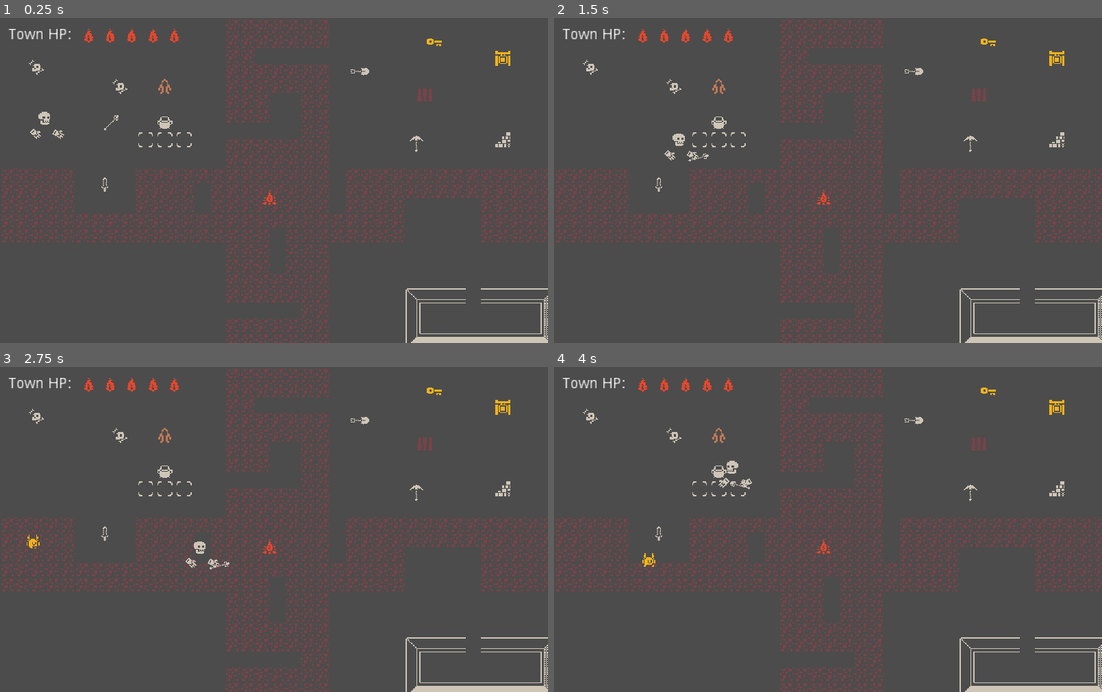
Above: before the commit, frames 1-4 (two rows, left to right).
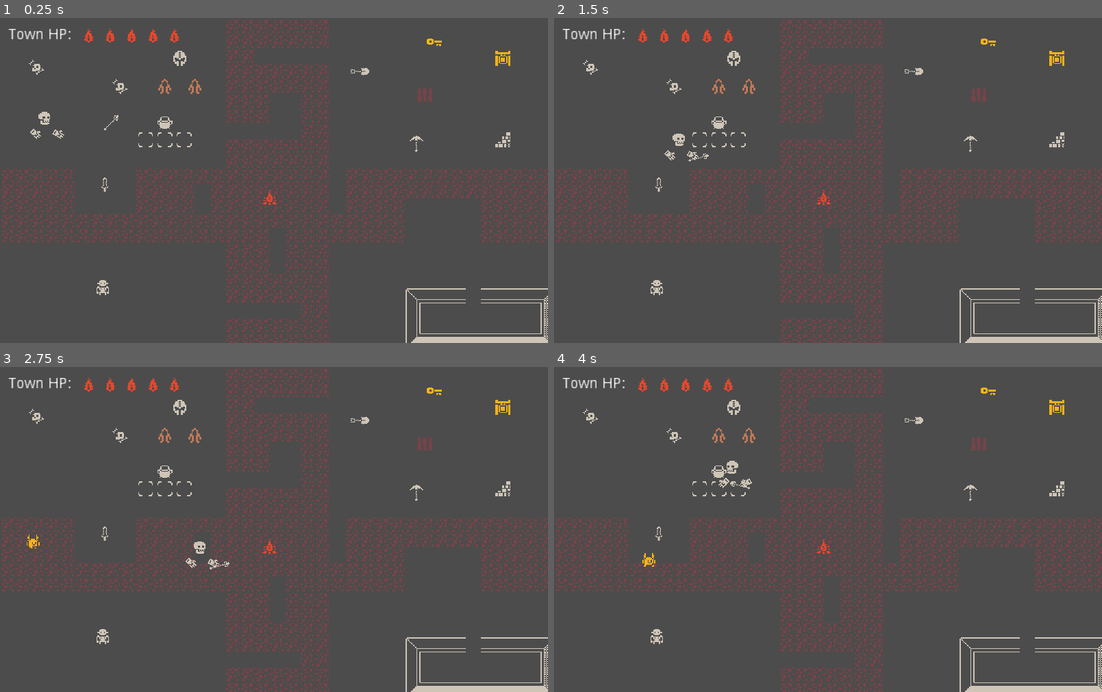
Above: after the commit, the same moments.

Repository: dw3nt/mizjam1
Game: Godot game, scene res://Playground.tscn
Two runs of this game, one before a commit and one after it. Both use one fixed random seed, a clock stepped at 60 frames per second and the inputs below.
Inputs (mouse positions are in pixels of both pictures, inside the frame that each line leads up to):
- Up to frame 1 (0.25 s): no input
- Up to frame 2 (1.5 s): tap Enter at 0.5 s; move the mouse to (948, 164) at 0.52 s; hold D (move_right) 0.53-1.28 s; tap Q (pick_up_left) at 0.6 s; click (948, 164) at 0.67 s; move the mouse to (718, 196) at 1.27 s; hold S (move_down) from 1.28 s (still down); tap E (pick_up_right) at 1.35 s
- Up to frame 3 (2.75 s): move the mouse to (328, 458) at 2.02 s; release S (move_down) at 2.03 s; press the mouse at (328, 458) at 2.03 s; hold D (move_right) from 2.03 s (still down)
- Up to frame 4 (4 s): move the mouse to (800, 594) at 2.77 s; release D (move_right) at 2.78 s; release the mouse at (800, 594) at 2.78 s; hold W (move_up) 2.78-3.53 s; right-click (800, 594) at 2.85 s; click (800, 594) at 2.92 s; move the mouse to (992, 578) at 3.52 s; hold A (move_left) from 3.53 s (still down); tap Q (pick_up_left) at 3.6 s

The runs differ from the first frame. In frame 1, 0.2% of the frame differs, in the area x 17-37%, y 10-86%; in frame 2, 0.2%; in frame 3, 0.2%; in frame 4, 0.2%.

Commit message:
start of minion state machine & cauldron empties

Diff:
--- a/Playground.tscn
+++ b/Playground.tscn
@@ -18,6 +18,8 @@
 [ext_resource path="res://objects/Bones.tscn" type="PackedScene" id=16]
 [ext_resource path="res://objects/MageCloak.tscn" type="PackedScene" id=17]
 [ext_resource path="res://objects/MageStaff.tscn" type="PackedScene" id=18]
+[ext_resource path="res://people/Minion.tscn" type="PackedScene" id=19]
+[ext_resource path="res://objects/Helmet.tscn" type="PackedScene" id=20]
 
 [node name="Playground" type="Node2D"]
 script = ExtResource( 5 )
@@ -46,6 +48,9 @@
 [node name="EnemyWrap" type="Node2D" parent="."]
 
 [node name="MinionWrap" type="Node2D" parent="."]
+
+[node name="Minion" parent="MinionWrap" instance=ExtResource( 19 )]
+position = Vector2( 96, 252 )
 
 [node name="Walls" parent="." instance=ExtResource( 3 )]
 tile_data = PoolIntArray( 1179675, 0, 0, 1179676, 0, 1, 1179677, 0, 1, 1179678, 0, 1, 1179680, 0, 1, 1179681, 0, 1, 117 …(318 unchanged characters)…
@@ -87,5 +92,11 @@
 [node name="MageCloak" parent="." instance=ExtResource( 17 )]
 position = Vector2( 154, 64 )
 
+[node name="MageCloak2" parent="." instance=ExtResource( 17 )]
+position = Vector2( 182, 64 )
+
 [node name="MageStaff" parent="." instance=ExtResource( 18 )]
 position = Vector2( 104, 98 )
+
+[node name="Helmet" parent="." instance=ExtResource( 20 )]
+position = Vector2( 168, 38 )
--- a/objects/Cauldron.gd
+++ b/objects/Cauldron.gd
@@ -1,5 +1,6 @@
 extends StaticBody2D
 
+const NO_RECIPE_LOOP_MAX = 2
 const RECIPES = [
 	{
 		"ingredients": ["Bones", "MageCloak", "MageStaff"],
@@ -9,10 +10,13 @@
 
 export(NodePath) var minionWrapPath
 
+var noRecipeLoops = 0
 var itemsHeld = []
 
+onready var sprite = $Sprite
 onready var itemsHeldWrap = $ItemsHeld
 onready var spawnPoint = $SpawnPoint
+onready var animation = $AnimationPlayer
 onready var minionWrap = get_node(minionWrapPath)
 
 
@@ -28,16 +32,37 @@
 			hitter.queue_free()
 
 			item.position = Vector2.ZERO
+			item.isGrabable = false
 			itemsHeldWrap.get_child(itemsHeld.size() - 1).add_child(item)
 
 	if itemsHeld.size() >= 3:
-		itemsHeld = itemsHeld.sort()
+		var sortedItems = itemsHeld.duplicate()
+		sortedItems.sort()
+		var itemCreated = false
 		for key in range(RECIPES.size()):
-			if itemsHeld == RECIPES[key]["ingredients"].sort():
-				print(RECIPES[key]["scene"])
+			var orderedRecipe = RECIPES[key]["ingredients"].duplicate()
+			orderedRecipe.sort()
+			if arraysMatch(sortedItems, orderedRecipe):
 				var inst = RECIPES[key]["scene"].instance()
 				inst.global_position = spawnPoint.global_position
 				minionWrap.add_child(inst)
+				itemCreated = true
+
+		if !itemCreated:
+			animation.play("no_recipe")
+		else:
+			emptyCauldron(true)
+
+
+func arraysMatch(arr1, arr2):
+	if arr1.size() != arr2.size():
+		return false
+
+	for key in range(arr2.size()):
+		if arr1[key] != arr2[key]:
+			return false
+
+	return true
 
 
 func getSimpleFileName(obj):
@@ -50,3 +75,25 @@
 			return filename.substr(startPos, endPos - startPos)
 
 	return ""
+
+
+func emptyCauldron(isItemsUsed):
+	for key in range(itemsHeld.size()):
+		var item = itemsHeldWrap.get_child(key).get_child(0)
+		if !isItemsUsed:
+			var _item = item.duplicate()
+			_item.global_position = item.global_position
+			_item.global_position.y += 20
+			get_parent().add_child(_item)
+
+		item.queue_free()
+
+	itemsHeld = []
+
+
+func countNoRecipeLoop():
+	noRecipeLoops += 1
+	if noRecipeLoops >= NO_RECIPE_LOOP_MAX:
+		animation.stop()
+		noRecipeLoops = 0
+		emptyCauldron(false)
--- a/objects/Cauldron.tscn
+++ b/objects/Cauldron.tscn
@@ -1,10 +1,54 @@
-[gd_scene load_steps=4 format=2]
+[gd_scene load_steps=5 format=2]
 
 [ext_resource path="res://assets/colored_transparent_packed.png" type="Texture" id=1]
 [ext_resource path="res://objects/Cauldron.gd" type="Script" id=2]
 
 [sub_resource type="CircleShape2D" id=1]
 radius = 6.0
+
+[sub_resource type="Animation" id=2]
+resource_name = "no_recipe"
+length = 0.9
+loop = true
+step = 0.05
+tracks/0/type = "value"
+tracks/0/path = NodePath("Sprite:region_rect")
+tracks/0/interp = 1
+tracks/0/loop_wrap = true
+tracks/0/imported = false
+tracks/0/enabled = true
+tracks/0/keys = {
+"times": PoolRealArray( 0, 0.15, 0.6 ),
+"transitions": PoolRealArray( 1, 1, 1 ),
+"update": 1,
+"values": [ Rect2( 80, 224, 16, 16 ), Rect2( 672, 208, 16, 16 ), Rect2( 80, 224, 16, 16 ) ]
+}
+tracks/1/type = "value"
+tracks/1/path = NodePath("Sprite:visible")
+tracks/1/interp = 1
+tracks/1/loop_wrap = true
+tracks/1/imported = false
+tracks/1/enabled = true
+tracks/1/keys = {
+"times": PoolRealArray( 0, 0.15, 0.3, 0.6, 0.75 ),
+"transitions": PoolRealArray( 1, 1, 1, 1, 1 ),
+"update": 1,
+"values": [ true, false, true, false, true ]
+}
+tracks/2/type = "method"
+tracks/2/path = NodePath(".")
+tracks/2/interp = 1
+tracks/2/loop_wrap = true
+tracks/2/imported = false
+tracks/2/enabled = true
+tracks/2/keys = {
+"times": PoolRealArray( 0.9 ),
+"transitions": PoolRealArray( 1 ),
+"values": [ {
+"args": [  ],
+"method": "countNoRecipeLoop"
+} ]
+}
 
 [node name="Cauldron" type="StaticBody2D"]
 collision_layer = 2050
@@ -17,6 +61,7 @@
 region_rect = Rect2( 80, 224, 16, 16 )
 
 [node name="CollisionShape2D" type="CollisionShape2D" parent="."]
+visible = false
 shape = SubResource( 1 )
 
 [node name="ItemsHeld" type="Node2D" parent="."]
@@ -41,3 +86,6 @@
 
 [node name="SpawnPoint" type="Position2D" parent="."]
 position = Vector2( 0, -24 )
+
+[node name="AnimationPlayer" type="AnimationPlayer" parent="."]
+anims/no_recipe = SubResource( 2 )
--- /dev/null
+++ b/objects/Helmet.tscn
@@ -0,0 +1,12 @@
+[gd_scene load_steps=2 format=2]
+
+[ext_resource path="res://objects/PickupAble.tscn" type="PackedScene" id=1]
+
+[node name="Helmet" instance=ExtResource( 1 )]
+
+[node name="Sprite" parent="." index="1"]
+region_rect = Rect2( 512, 0, 16, 16 )
+
+[node name="Hitbox" parent="." index="2"]
+collision_layer = 4096
+collision_mask = 2048
--- a/objects/PickupAble.gd
+++ b/objects/PickupAble.gd
@@ -1,6 +1,7 @@
 extends Node2D
 
 var isHeld = false
+var isGrabable = true
 
 onready var sprite = $Sprite
 onready var hitboxCollision = $Hitbox/CollisionShape2D
--- a/people/MageMinion.tscn
+++ b/people/MageMinion.tscn
@@ -4,5 +4,5 @@
 
 [node name="MageMinion" instance=ExtResource( 1 )]
 
-[node name="Sprite" parent="." index="1"]
+[node name="Sprite" parent="." index="2"]
 region_rect = Rect2( 384, 16, 16, 16 )
--- /dev/null
+++ b/people/Minion.gd
@@ -0,0 +1,7 @@
+extends KinematicBody2D
+
+onready var minionStates = $MinionStateMachine
+
+
+func _ready():
+	minionStates.ready()
--- a/people/Minion.tscn
+++ b/people/Minion.tscn
@@ -1,17 +1,91 @@
-[gd_scene load_steps=3 format=2]
+[gd_scene load_steps=8 format=2]
 
 [ext_resource path="res://assets/colored_transparent_packed.png" type="Texture" id=1]
+[ext_resource path="res://people/MinionStateMachine.gd" type="Script" id=2]
+[ext_resource path="res://people/Minion.gd" type="Script" id=3]
+[ext_resource path="res://people/Wander.gd" type="Script" id=4]
 
 [sub_resource type="CircleShape2D" id=1]
 radius = 6.0
 
+[sub_resource type="Animation" id=2]
+resource_name = "idle"
+length = 0.05
+tracks/0/type = "value"
+tracks/0/path = NodePath("Sprite:position")
+tracks/0/interp = 1
+tracks/0/loop_wrap = true
+tracks/0/imported = false
+tracks/0/enabled = true
+tracks/0/keys = {
+"times": PoolRealArray( 0 ),
+"transitions": PoolRealArray( 1 ),
+"update": 0,
+"values": [ Vector2( 0, 0 ) ]
+}
+tracks/1/type = "value"
+tracks/1/path = NodePath("Sprite:rotation_degrees")
+tracks/1/interp = 1
+tracks/1/loop_wrap = true
+tracks/1/imported = false
+tracks/1/enabled = true
+tracks/1/keys = {
+"times": PoolRealArray( 0 ),
+"transitions": PoolRealArray( 1 ),
+"update": 0,
+"values": [ 0.0 ]
+}
+
+[sub_resource type="Animation" id=3]
+resource_name = "run"
+length = 0.8
+loop = true
+step = 0.05
+tracks/0/type = "value"
+tracks/0/path = NodePath("Sprite:position")
+tracks/0/interp = 1
+tracks/0/loop_wrap = true
+tracks/0/imported = false
+tracks/0/enabled = true
+tracks/0/keys = {
+"times": PoolRealArray( 0, 0.1, 0.3, 0.5, 0.6 ),
+"transitions": PoolRealArray( 1, 1, 1, 1, 1 ),
+"update": 0,
+"values": [ Vector2( 0, 0 ), Vector2( 0, -4 ), Vector2( 0, 0 ), Vector2( 0, -4 ), Vector2( 0, 0 ) ]
+}
+tracks/1/type = "value"
+tracks/1/path = NodePath("Sprite:rotation_degrees")
+tracks/1/interp = 1
+tracks/1/loop_wrap = true
+tracks/1/imported = false
+tracks/1/enabled = true
+tracks/1/keys = {
+"times": PoolRealArray( 0, 0.1, 0.5 ),
+"transitions": PoolRealArray( 1, 1, 1 ),
+"update": 0,
+"values": [ 0.0, -8.0, 8.0 ]
+}
+
 [node name="Minion" type="KinematicBody2D"]
 collision_mask = 2
+script = ExtResource( 3 )
 
 [node name="CollisionShape2D" type="CollisionShape2D" parent="."]
 shape = SubResource( 1 )
 
+[node name="AnimationPlayer" type="AnimationPlayer" parent="."]
+autoplay = "idle"
+anims/idle = SubResource( 2 )
+anims/run = SubResource( 3 )
+
 [node name="Sprite" type="Sprite" parent="."]
 texture = ExtResource( 1 )
 region_enabled = true
-region_rect = Rect2( 16, 0, 16, 16 )
+region_rect = Rect2( 400, 32, 16, 16 )
+
+[node name="MinionStateMachine" type="Node2D" parent="."]
+script = ExtResource( 2 )
+animationPath = NodePath("../AnimationPlayer")
+
+[node name="Wander" type="Node2D" parent="MinionStateMachine"]
+script = ExtResource( 4 )
--- /dev/null
+++ b/people/MinionStateMachine.gd
@@ -0,0 +1,46 @@
+extends Node2D
+
+class_name MinionStateMachine
+
+export(NodePath) var animationPath
+
+var state
+
+onready var animation = get_node(animationPath)
+
+
+func ready():
+	state = get_child(0)
+	state.fsm = self
+	state.enter_state()
+
+
+func change_state(newStateName):
+	state.exit_state()
+	state = get_node(newStateName)
+	state.fsm = self
+	state.enter_state()
+
+
+func enter_state():
+	pass
+
+
+func process(delta):
+	pass
+
+
+func physics_process(delta):
+	pass
+
+
+func input(event):
+	pass
+
+
+func animation_finished(anim_name):
+	pass
+
+
+func exit_state():
+	pass
--- a/people/Player.gd
+++ b/people/Player.gd
@@ -47,7 +47,7 @@
 				var closestItem = null
 				for item in pickUpArea.get_overlapping_areas():
 					var pickupAbleNode = item.get_parent()
-					if !pickupAbleNode.isHeld:
+					if !pickupAbleNode.isHeld && pickupAbleNode.isGrabable:
 						if closestItem:
 							if global_position.distance_to(item.global_position) < global_position.distance_to(closestItem.global_position):
 								closestItem = pickupAbleNode
--- /dev/null
+++ b/people/Wander.gd
@@ -0,0 +1,11 @@
+extends MinionStateMachine
+
+var fsm
+
+
+func _ready():
+	pass
+
+
+func enter_state():
+	fsm.animation.play("idle")
--- a/project.godot
+++ b/project.godot
@@ -8,9 +8,14 @@
 
 config_version=4
 
-_global_script_classes=[  ]
+_global_script_classes=[ {
+"base": "Node2D",
+"class": "MinionStateMachine",
+"language": "GDScript",
+"path": "res://people/MinionStateMachine.gd"
+} ]
 _global_script_class_icons={
-
+"MinionStateMachine": ""
 }
 
 [application]
Not shown: 1 places in Playground.tscn that only renumber resources
